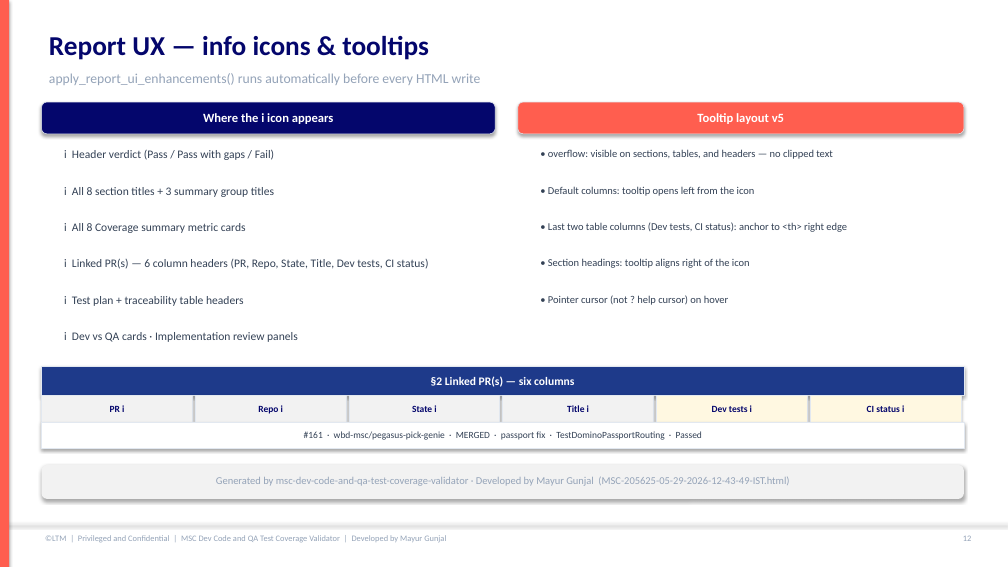
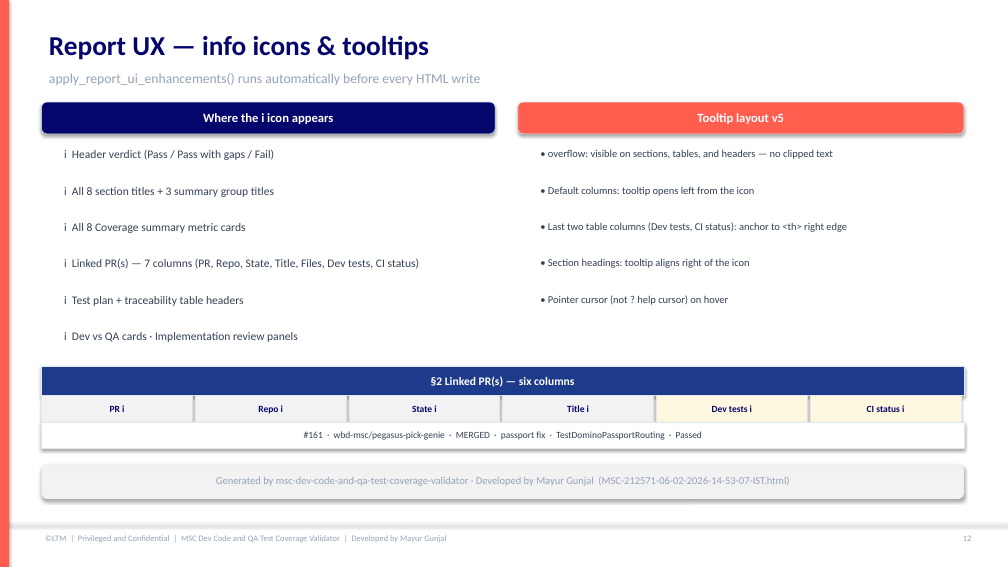
Before and after one commit to mgunjal11/pegasus-qa-agents-lab-copy, a slide deck: slide 13 of docs/MSC-Dev-Code-and-QA-Test-Coverage-Validator-Guide.pptx. Drawn at 1008x567 pixels with LibreOffice and Linux fonts; fonts in the diff are those of the drawing. Boxes give left, top, right and bottom in pixels: in the first picture for what was removed or moved away, otherwise in the second. Text is boxed around its words. In the diff, an @@ line names an element or a change of style, - is before the commit and + after.

```diff
--- a/docs/MSC-Dev-Code-and-QA-Test-Coverage-Validator-Guide.pptx
+++ b/docs/MSC-Dev-Code-and-QA-Test-Coverage-Validator-Guide.pptx
@@ text at (64,258,420,269): text changed @@
-i Linked PR(s) — 6 column headers (PR, Repo, State, Title, Dev tests, CI status)
+i Linked PR(s) — 7 columns (PR, Repo, State, Title, Files, Dev tests, CI status)
@@ text at (216,477,789,486): text changed @@
-Generated by msc-dev-code-and-qa-test-coverage-validator · Developed by Mayur Gunjal (MSC-205625-05-29-2026-12-43-49-IST.html)
+Generated by msc-dev-code-and-qa-test-coverage-validator · Developed by Mayur Gunjal (MSC-212571-06-02-2026-14-53-07-IST.html)
```
Also in this commit, not shown: 10 other slides changed, 26 other files.
